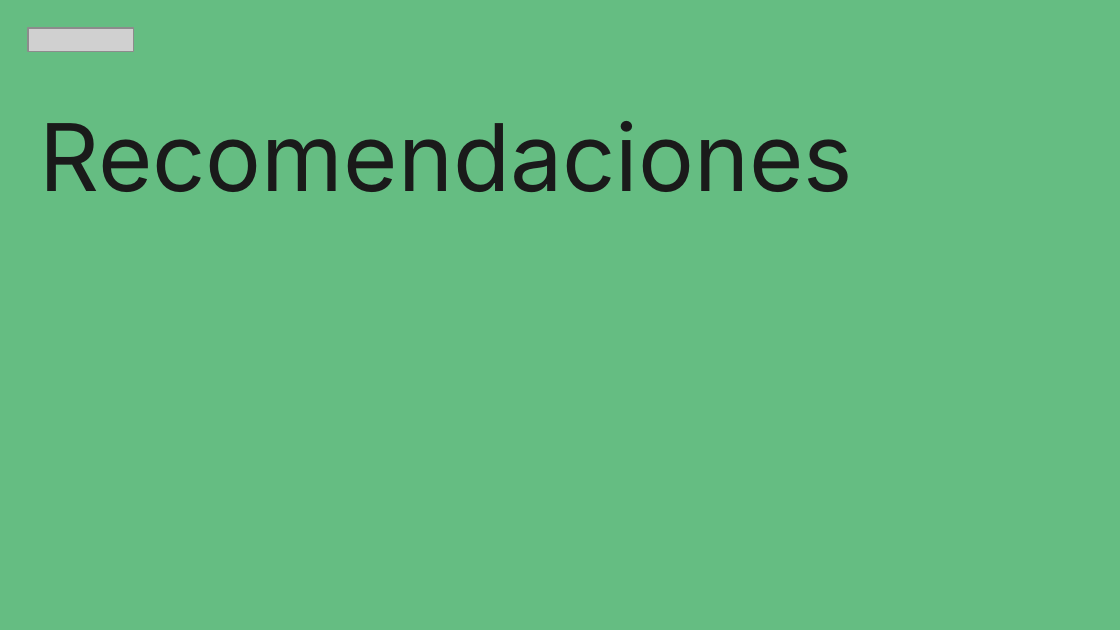
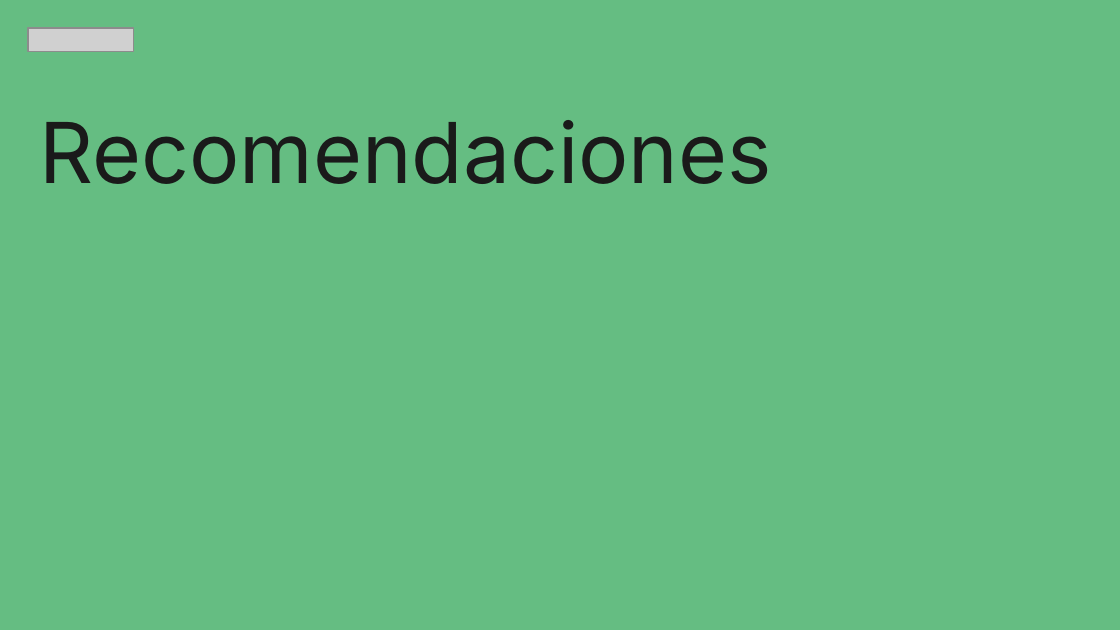
Before and after one commit to zyntonyson/bootcamp_ds_da, a slide deck: slide 33 of 00-da-v8-PostOnboarding/00-onboarding.pptx (slide 25 before the commit). Drawn at 1120x630 pixels with LibreOffice and Linux fonts; fonts in the diff are those of the drawing; grey boxes stand for pictures. Boxes give left, top, right and bottom in pixels: in the first picture for what was removed or moved away, otherwise in the second. Text is boxed around its words. In the diff, an @@ line names an element or a change of style, - is before the commit and + after.

```diff
--- a/00-da-v8-PostOnboarding/00-onboarding.pptx
+++ b/00-da-v8-PostOnboarding/00-onboarding.pptx
@@ title "Recomendaciones" at bbox=[40, 120, 772, 184]: size 60 to 54 pt @@
```
Also in this commit, not shown: 9 other slides changed, 9 slides added, 1 slide removed, 4 other files.
